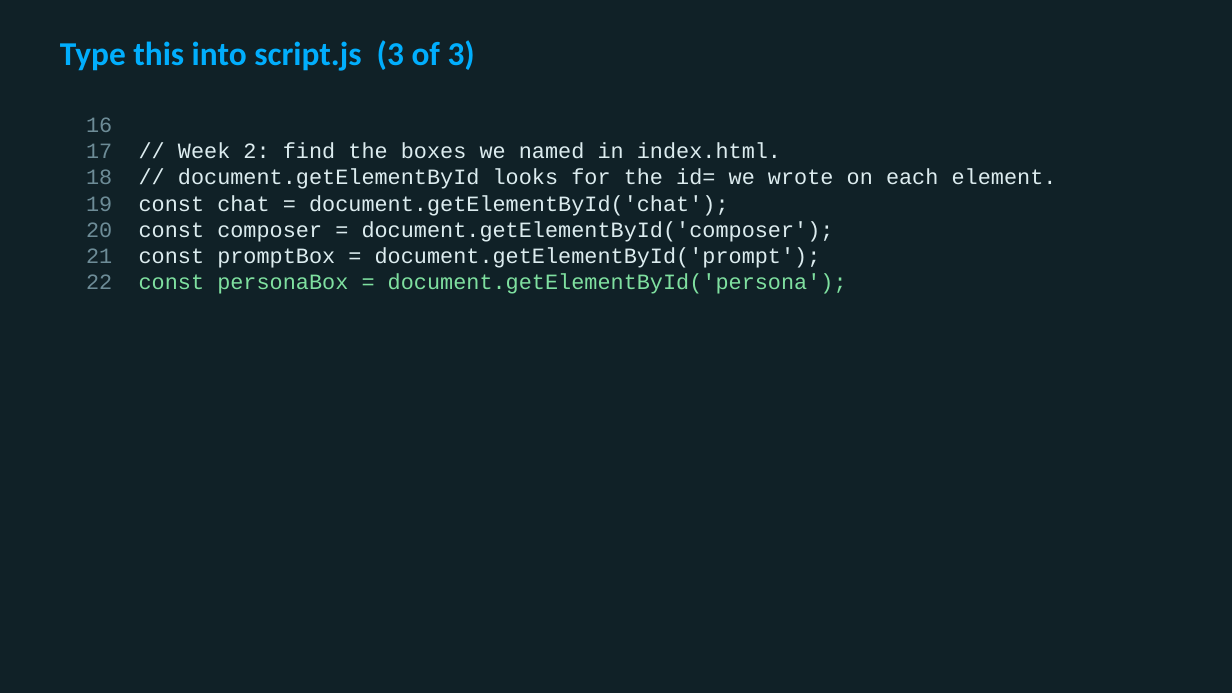
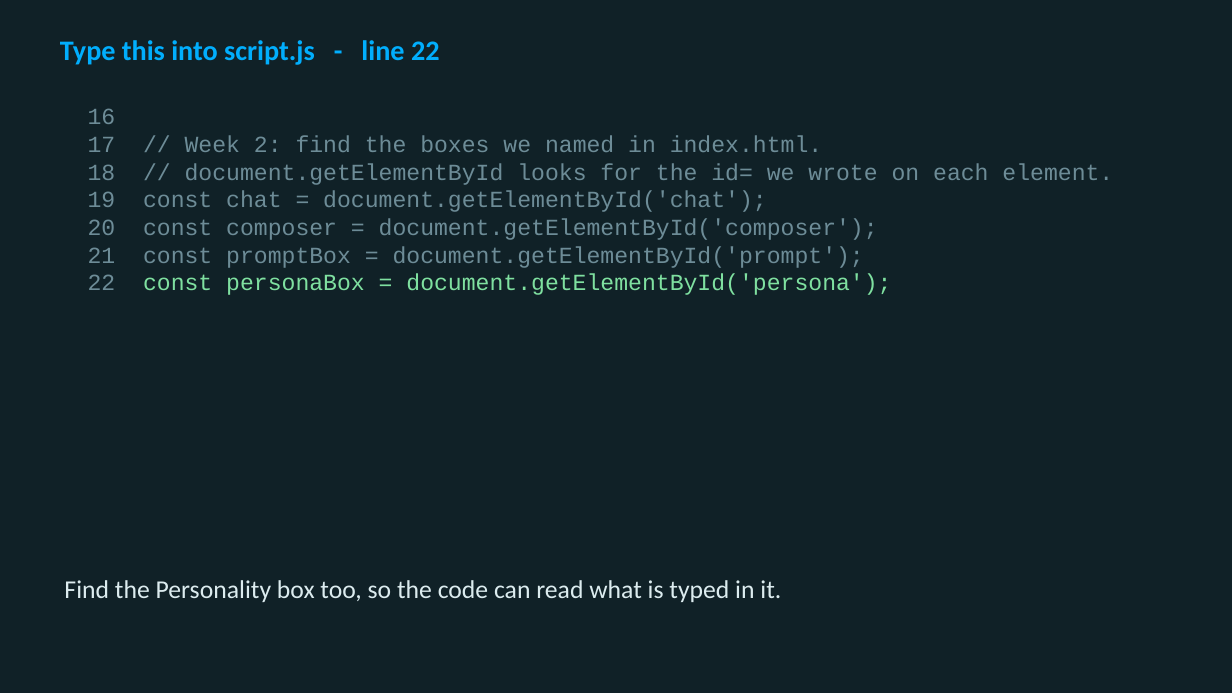
Before and after one commit to utgapps/utgapps.github.io, a slide deck: slide 29 of ai101/slides/week-06.pptx (slide 11 before the commit). Drawn at 1232x693 pixels with LibreOffice and Linux fonts; fonts in the diff are those of the drawing. Boxes give left, top, right and bottom in pixels: in the first picture for what was removed or moved away, otherwise in the second. Text is boxed around its words. In the diff, an @@ line names an element or a change of style, - is before the commit and + after.

```diff
--- a/ai101/slides/week-06.pptx
+++ b/ai101/slides/week-06.pptx
@@ text at (60,40,440,65): text changed; size 26 to 22 pt @@
-Type this into script.js (3 of 3)
+Type this into script.js - line 22
@@ text "16": place and size @@
-text "16" at (86,117,1057,294)
+text "16" at (88,108,1113,295)
@@ text "16" at (88,108,1113,295): size 17 to 18 pt; text colour #DCECEF to #6D8C97 in "// Week 2: find the boxes we ...", "// document.getElementById looks for the id= we ...", "const chat = document.getElementById('chat');", "const composer = document.getElementById('composer');" and 1 more places @@
@@ text added at (64,580,781,602), 20 pt, text #DCECEF @@
+Find the Personality box too, so the code can read what is typed in it.
```
Also in this commit, not shown: 3 other slides changed, 22 slides added, 1 slide removed, 19 other files.
